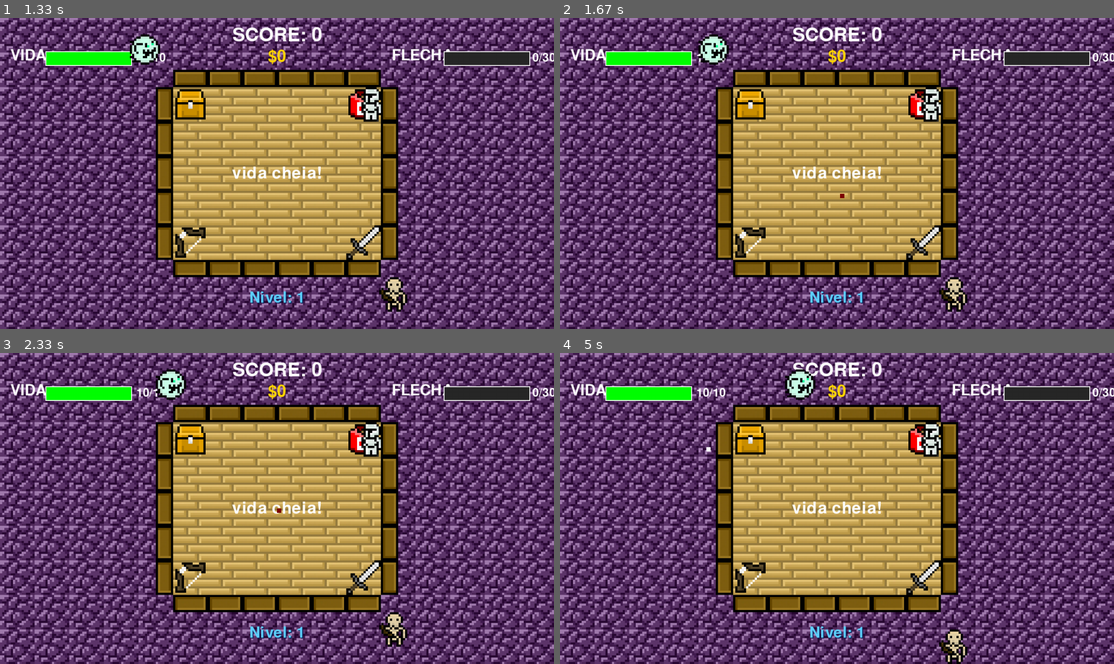
Above: before the commit, frames 1-4 (two rows, left to right).
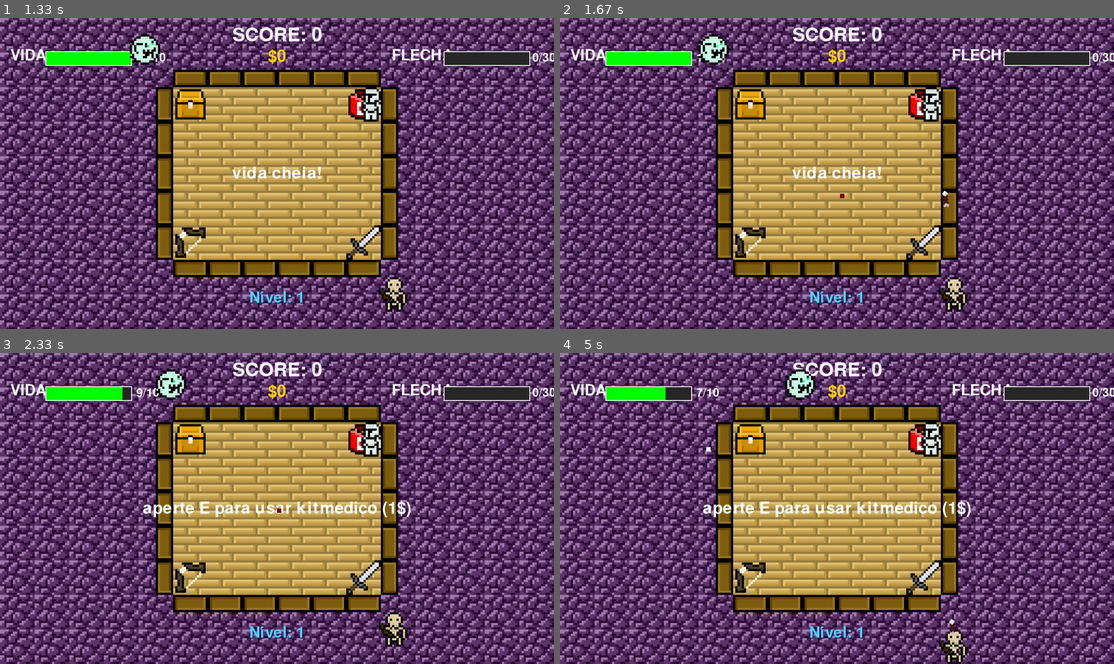
Above: after the commit, the same moments.

Repository: nicolassaez2004/DpProjetos.PyGame
Game: pygame game, started from main.py
The game is run twice, just before and just after one commit, with the same random seed, the same clock (stepped at 60 frames per second) and the same inputs.
Inputs (mouse positions are in pixels of both pictures, inside the frame that each line leads up to):
- Up to frame 1 (1.33 s): hold D 0.33-0.8 s; hold W 0.83-1.13 s; click "10/10" at 1.22 s
- Up to frame 2 (1.67 s): click (837, 195) at 1.55 s
- Up to frame 3 (2.33 s): click "10/10" at 1.88 s; click (277, 508) at 2.22 s, where only the run after the commit has a clickable "aperte E para usar kitmedico …"
- Up to frame 4 (5 s): click (665, 461) at 2.55 s; click (665, 580) at 2.88 s; click (920, 399) at 3.22 s; click (837, 508) at 3.55 s, where only the run after the commit has a clickable "aperte E para usar kitmedico …"; click (903, 536) at 3.88 s; click (692, 393) at 4.22 s; click (848, 402) at 4.55 s; click (704, 446) at 4.88 s

Frame 1 is identical in both runs. In frame 2, less than 0.1% of the frame differs, in the area x 69-71%, y 55-61%; in frame 3, 1.2%; in frame 4, 1.4%, in the area x 19-75%, y 10-91%.

Commit message:
sistema de combate inimigo

Diff:
--- a/enemies/skeleton.py
+++ b/enemies/skeleton.py
@@ -20,6 +20,51 @@
 
         self.estado = 0
         self.direcaorandom = 0
+
+        self.arrow_skeleton_image = pygame.transform.scale_by(pygame.image.load(ASSETS + 'arrow_skeleton.png'), 5)
+        self.flechas_disparadas = pygame.sprite.Group()
+        self.cooldown_disparo_ms = 1200
+        self.ultimo_disparo_ms = pygame.time.get_ticks()
+
+    def _criar_flecha(self, direcao):
+        if direcao.length_squared() == 0:
+            direcao = pygame.math.Vector2(1, 0)
+
+        flecha = pygame.sprite.Sprite()
+        flecha.direcao = direcao.normalize()
+        flecha.velocidade = 12
+        flecha.damage = 1
+
+        direcao_base_sprite = pygame.math.Vector2(1, -1)
+        angulo = -direcao_base_sprite.angle_to(flecha.direcao)
+        flecha.image = pygame.transform.rotate(self.arrow_skeleton_image, angulo)
+        flecha.rect = flecha.image.get_rect(center=self.rect.center)
+        flecha.mask = pygame.mask.from_surface(flecha.image)
+        return flecha
+
+    def _atualizar_flechas(self):
+        for flecha in list(self.flechas_disparadas):
+            deslocamento = flecha.direcao * flecha.velocidade
+            flecha.rect.move_ip(deslocamento.x, deslocamento.y)
+            if (
+                flecha.rect.right < 0 or flecha.rect.left > LARGURA or
+                flecha.rect.bottom < 0 or flecha.rect.top > ALTURA
+            ):
+                flecha.kill()
+
+    def disparo(self):
+        agora = pygame.time.get_ticks()
+        if (agora - self.ultimo_disparo_ms) < self.cooldown_disparo_ms:
+            return
+
+        direcao = pygame.math.Vector2(
+            self.player.rect.centerx - self.rect.centerx,
+            self.player.rect.centery - self.rect.centery
+        )
+
+        flecha = self._criar_flecha(direcao)
+        self.flechas_disparadas.add(flecha)
+        self.ultimo_disparo_ms = agora
 
     def movimentacao(self):
         direcao = pygame.math.Vector2(
@@ -87,3 +132,5 @@
 
         self.image = self.skeleton if self.player.rect.centerx >= self.rect.centerx else self.skeleton_inverso
         self.rect = new_rect
+        self.disparo()
+        self._atualizar_flechas()
--- a/enemies/wizard.py
+++ b/enemies/wizard.py
@@ -19,6 +19,57 @@
         self.distancia_percorrida = 0
 
         self.direcaorandom = 0
+        self.fireball_image = pygame.transform.scale(pygame.image.load(ASSETS + 'fireball_wizard.png'), (80, 80))
+        self.fireballs_disparadas = pygame.sprite.Group()
+        self.cooldown_disparo_ms = 3600
+        self.ultimo_disparo_ms = pygame.time.get_ticks()
+
+    def _criar_fireball(self, direcao):
+        if direcao.length_squared() == 0:
+            direcao = pygame.math.Vector2(1, 0)
+
+        fireball = pygame.sprite.Sprite()
+        fireball.direcao = direcao.normalize()
+        fireball.velocidade = 2
+        fireball.damage = 1
+        fireball.angulo = 0
+        fireball.rotacao_por_frame = -3
+        fireball.base_image = self.fireball_image
+
+        fireball.image = fireball.base_image
+        fireball.rect = fireball.image.get_rect(center=self.rect.center)
+        fireball.mask = pygame.mask.from_surface(fireball.image)
+        return fireball
+
+    def _atualizar_fireballs(self):
+        for fireball in list(self.fireballs_disparadas):
+            centro_anterior = fireball.rect.center
+            fireball.angulo += fireball.rotacao_por_frame
+            fireball.image = pygame.transform.rotate(fireball.base_image, fireball.angulo)
+            fireball.rect = fireball.image.get_rect(center=centro_anterior)
+            fireball.mask = pygame.mask.from_surface(fireball.image)
+
+            deslocamento = fireball.direcao * fireball.velocidade
+            fireball.rect.move_ip(deslocamento.x, deslocamento.y)
+            if (
+                fireball.rect.right < 0 or fireball.rect.left > LARGURA or
+                fireball.rect.bottom < 0 or fireball.rect.top > ALTURA
+            ):
+                fireball.kill()
+
+    def disparo(self):
+        agora = pygame.time.get_ticks()
+        if (agora - self.ultimo_disparo_ms) < self.cooldown_disparo_ms:
+            return
+
+        direcao = pygame.math.Vector2(
+            self.player.rect.centerx - self.rect.centerx,
+            self.player.rect.centery - self.rect.centery
+        )
+
+        fireball = self._criar_fireball(direcao)
+        self.fireballs_disparadas.add(fireball)
+        self.ultimo_disparo_ms = agora
 
     def spawn_wizard(self):
         while True:
@@ -35,6 +86,7 @@
             if self.timer >= 120:
                 self.estado = "parado"
                 self.timer = 0
+            self._atualizar_fireballs()
             return
 
         if self.estado == "parado":
@@ -81,3 +133,5 @@
 
         self.image = self.wizard if self.player.rect.centerx >= self.rect.centerx else self.wizard_flip
         self.rect = new_rect
+        self.disparo()
+        self._atualizar_fireballs()
--- a/jogo/game.py
+++ b/jogo/game.py
@@ -145,6 +145,11 @@
         self.todo_mundo.draw(self.window)
         self.spawn.inimigos.draw(self.window)
         self.player.flechas_disparadas.draw(self.window)
+        for inimigo in self.spawn.inimigos:
+            if isinstance(inimigo, Skeleton):
+                inimigo.flechas_disparadas.draw(self.window)
+            elif isinstance(inimigo, Wizard):
+                inimigo.fireballs_disparadas.draw(self.window)
         if self.player.soco_vento:
             self.window.blit(self.player.soco_vento_image_rotated, self.player.soco_vento)
         if self.player.espada_vento:
@@ -187,6 +192,19 @@
         else:
             self.pode_interagir_arco = False
 
+        for inimigo in list(self.spawn.inimigos):
+            if not isinstance(inimigo, Ghost):
+                continue
+
+            if not self.player.rect.colliderect(inimigo.rect):
+                continue
+
+            mascara_inimigo = pygame.mask.from_surface(inimigo.image)
+            offset = (inimigo.rect.x - self.player.rect.x, inimigo.rect.y - self.player.rect.y)
+            if self.player.mask.overlap(mascara_inimigo, offset):
+                inimigo.kill()
+                self.player.vida = max(0, self.player.vida - 1)
+
         if self.player.soco_vento:
             for inimigo in list(self.spawn.inimigos):
                 if self.player.soco_vento.colliderect(inimigo.rect) and inimigo.health > 0:
@@ -205,6 +223,9 @@
 
         for flecha in list(self.player.flechas_disparadas):
             for inimigo in list(self.spawn.inimigos):
+                if isinstance(inimigo, Ghost):
+                    continue
+
                 if inimigo.health <= 0 or not flecha.rect.colliderect(inimigo.rect):
                     continue
 
@@ -217,6 +238,32 @@
                         inimigo.kill()
                         self.player.capitalizacao(inimigo)
                     break
+
+        for inimigo in self.spawn.inimigos:
+            if not isinstance(inimigo, Skeleton):
+                continue
+
+            for flecha in list(inimigo.flechas_disparadas):
+                if not flecha.rect.colliderect(self.player.rect):
+                    continue
+
+                offset = (self.player.rect.x - flecha.rect.x, self.player.rect.y - flecha.rect.y)
+                if flecha.mask.overlap(self.player.mask, offset):
+                    flecha.kill()
+                    self.player.vida = max(0, self.player.vida - 1)
+
+        for inimigo in self.spawn.inimigos:
+            if not isinstance(inimigo, Wizard):
+                continue
+
+            for fireball in list(inimigo.fireballs_disparadas):
+                if not fireball.rect.colliderect(self.player.rect):
+                    continue
+
+                offset = (self.player.rect.x - fireball.rect.x, self.player.rect.y - fireball.rect.y)
+                if fireball.mask.overlap(self.player.mask, offset):
+                    fireball.kill()
+                    self.player.vida = max(0, self.player.vida - 1)
 
     def executar(self):
         while self.rodando:
Binary file added: assets/sprites/arrow_skeleton.png
Binary file added: assets/sprites/fireball_wizard.png
